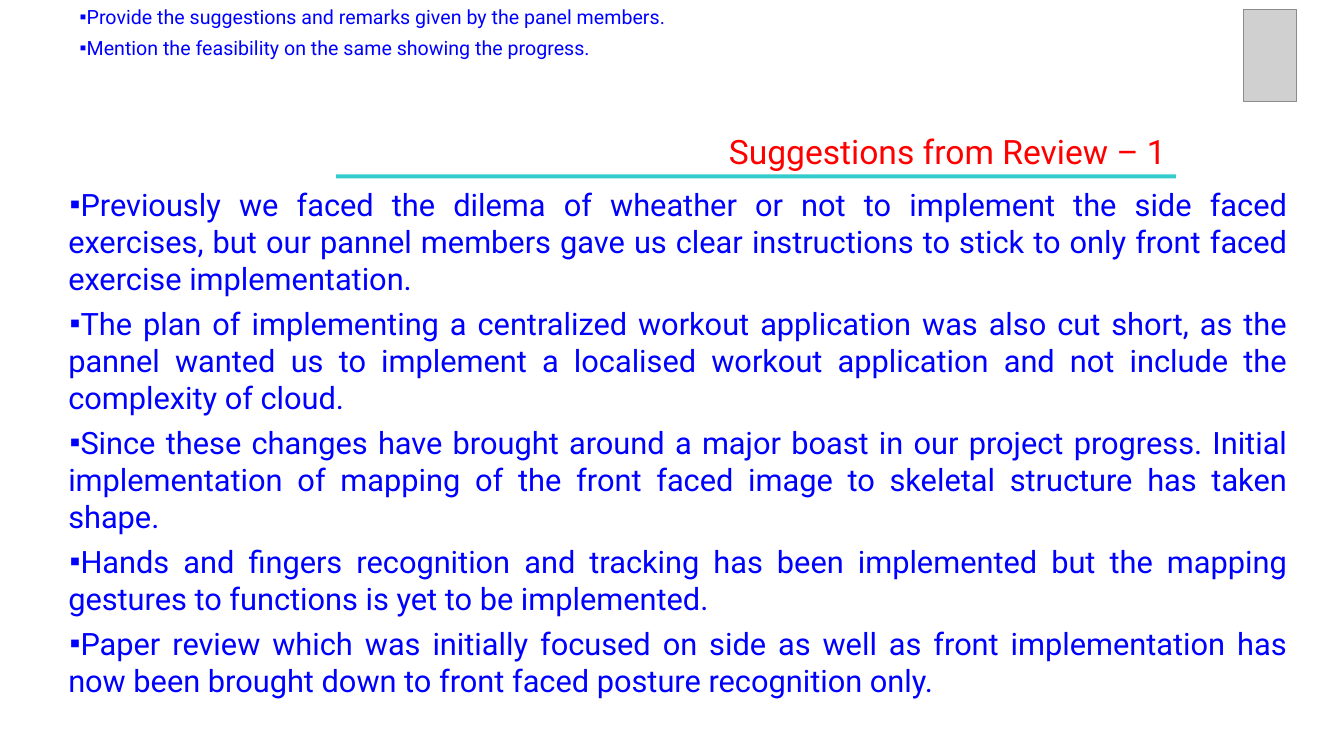
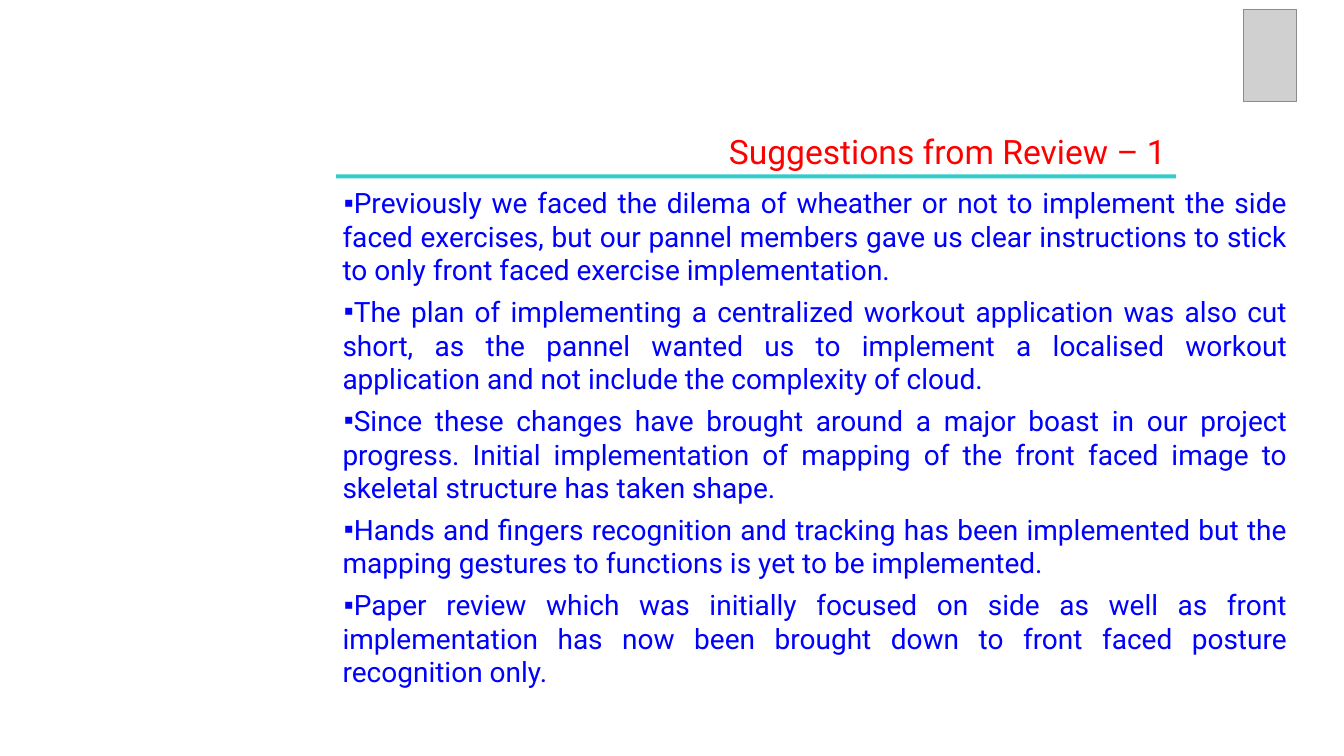
Before and after one commit to VishnuJG/CV-Workout, a slide deck: slide 3 of LiteratureSurvey/UE19CS390A_REVIEW 2.pptx. Drawn at 1344x756 pixels with LibreOffice and Linux fonts; fonts in the diff are those of the drawing; grey boxes stand for pictures. Boxes give left, top, right and bottom in pixels: in the first picture for what was removed or moved away, otherwise in the second. Text is boxed around its words. In the diff, an @@ line names an element or a change of style, - is before the commit and + after.

```diff
--- a/LiteratureSurvey/UE19CS390A_REVIEW 2.pptx
+++ b/LiteratureSurvey/UE19CS390A_REVIEW 2.pptx
@@ text removed at (87, 9, 665, 60) @@
-▪ Provide the suggestions and remarks given by the panel members.
-▪ Mention the feasibility on the same showing the progress.
@@ text "Previously we faced the dilema ...": place and size @@
-text "Previously we faced the dilema ..." at (68, 192, 1287, 699)
+text "Previously we faced the dilema ..." at (343, 191, 1287, 688)
@@ text "Previously we faced the dilema ..." at (343, 191, 1287, 688): size 22 to 20 pt @@
```
Also in this commit, not shown: 17 other slides changed, 7 slides added, 3 slides removed, 1 other file.
